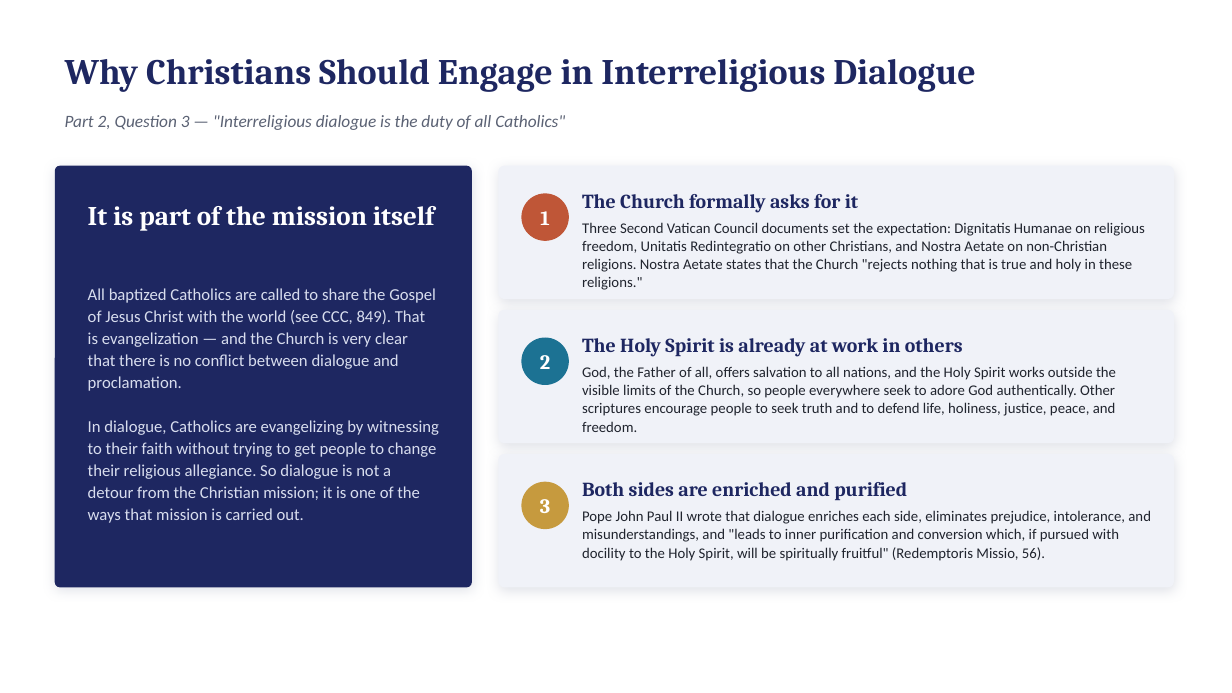
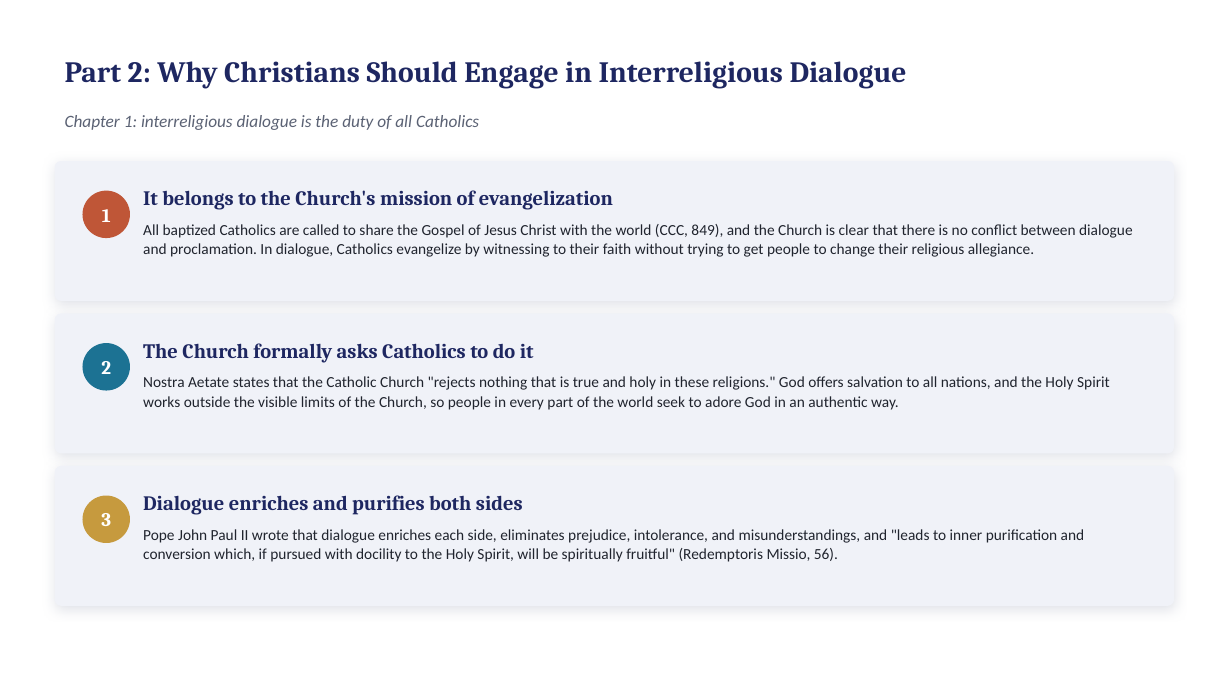
Before and after one commit to kevwebdesigns/kevdigital, a slide deck: slide 6 of assignments/world-religions/Intro-to-Study-of-World-Religions.pptx (slide 11 before the commit). Drawn at 1232x693 pixels with LibreOffice and Linux fonts; fonts in the diff are those of the drawing. Boxes give left, top, right and bottom in pixels: in the first picture for what was removed or moved away, otherwise in the second. Text is boxed around its words. In the diff, an @@ line names an element or a change of style, - is before the commit and + after.

```diff
--- a/assignments/world-religions/Intro-to-Study-of-World-Religions.pptx
+++ b/assignments/world-religions/Intro-to-Study-of-World-Religions.pptx
@@ text at bbox=[65, 61, 907, 88]: text changed; size 28 to 23 pt @@
-Why Christians Should Engage in Interreligious Dialogue
+Part 2: Why Christians Should Engage in Interreligious Dialogue
@@ text at bbox=[65, 115, 479, 130]: text changed @@
-Part 2, Question 3 — "Interreligious dialogue is the duty of all Catholics"
+Chapter 1: interreligious dialogue is the duty of all Catholics
@@ rounded rectangle: place and size @@
-rounded rectangle at bbox=[499, 166, 1174, 299]
+rounded rectangle at bbox=[55, 162, 1174, 300]
@@ rounded rectangle removed at bbox=[55, 166, 471, 587] @@
@@ text "1": place and size @@
-text "1" at bbox=[540, 211, 549, 225]
+text "1" at bbox=[102, 209, 111, 222]
@@ ellipse: place and size @@
-ellipse at bbox=[522, 194, 568, 240]
+ellipse at bbox=[83, 191, 129, 238]
@@ text removed at bbox=[88, 206, 434, 231] @@
-It is part of the mission itself
@@ text added at bbox=[143, 190, 613, 210], 16 pt, text #1E2761, bold @@
+It belongs to the Church's mission of evangelization
@@ text at bbox=[143, 224, 1133, 257]: text changed; size 13 to 12 pt; text colour #D8DDEE to #20242E @@
-All baptized Catholics are called to share the Gospel of Jesus Christ with the world (see CCC, 849). That is evangelization — and the Church is very clear that there is no conflict between dialogue and proclamation.
-In dialogue, Catholics are evangelizing by witnessing to their faith without trying to get people to change their religious allegiance. So dialogue is not a detour from the Christian mission; it is one of the ways that mission is carried out.
+All baptized Catholics are called to share the Gospel of Jesus Christ with the world (CCC, 849), and the Church is clear that there is no conflict between dialogue and proclamation. In dialogue, Catholics evangelize by witnessing to their faith without trying to get people to change their religious allegiance.
@@ text removed at bbox=[582, 222, 1145, 290] @@
-Three Second Vatican Council documents set the expectation: Dignitatis Humanae on religious freedom, Unitatis Redintegratio on other Christians, and Nostra Aetate on non-Christian religions. Nostra Aetate states that the Church "rejects nothing that is true and holy in these religions."
@@ rounded rectangle: place and size @@
-rounded rectangle at bbox=[499, 311, 1174, 443]
+rounded rectangle at bbox=[55, 314, 1174, 453]
@@ text "2": place and size @@
-text "2" at bbox=[540, 355, 550, 369]
+text "2" at bbox=[101, 361, 111, 374]
@@ ellipse: place and size @@
-ellipse at bbox=[522, 338, 568, 384]
+ellipse at bbox=[83, 344, 129, 390]
@@ text at bbox=[143, 343, 534, 363]: text changed; size 15.5 to 16 pt @@
-The Church formally asks for it
+The Church formally asks Catholics to do it
@@ text removed at bbox=[582, 338, 963, 357] @@
-The Holy Spirit is already at work in others
@@ text at bbox=[143, 376, 1110, 410]: text changed; size 11.5 to 12 pt @@
-God, the Father of all, offers salvation to all nations, and the Holy Spirit works outside the visible limits of the Church, so people everywhere seek to adore God authentically. Other scriptures encourage people to seek truth and to defend life, holiness, justice, peace, and freedom.
+Nostra Aetate states that the Catholic Church "rejects nothing that is true and holy in these religions." God offers salvation to all nations, and the Holy Spirit works outside the visible limits of the Church, so people in every part of the world seek to adore God in an authentic way.
@@ proportions changed in 3 elements at bbox=[55, 162, 1174, 300], bbox=[55, 314, 1174, 453], bbox=[55, 467, 1174, 605] @@
@@ rounded rectangle: place and size @@
-rounded rectangle at bbox=[499, 455, 1174, 587]
+rounded rectangle at bbox=[55, 467, 1174, 605]
@@ size 16 to 15 pt in 3 elements at bbox=[102, 209, 111, 222], bbox=[101, 361, 111, 374], bbox=[101, 513, 111, 526] @@
@@ text "3": place and size @@
-text "3" at bbox=[540, 499, 550, 513]
+text "3" at bbox=[101, 513, 111, 526]
@@ ellipse: place and size @@
-ellipse at bbox=[522, 482, 568, 529]
+ellipse at bbox=[83, 496, 129, 543]
@@ text added at bbox=[143, 495, 523, 515], 16 pt, text #1E2761, bold @@
+Dialogue enriches and purifies both sides
@@ text removed at bbox=[582, 482, 907, 501] @@
-Both sides are enriched and purified
@@ text "Pope John Paul II wrote ...": place and size @@
-text "Pope John Paul II wrote ..." at bbox=[582, 510, 1151, 561]
+text "Pope John Paul II wrote ..." at bbox=[143, 529, 1085, 562]
@@ text "Pope John Paul II wrote ..." at bbox=[143, 529, 1085, 562]: size 11.5 to 12 pt; line spacing 1.03 to 1.05 @@
```
Also in this commit, not shown: 3 other slides changed, 3 slides added, 11 slides removed, 2 other files.
